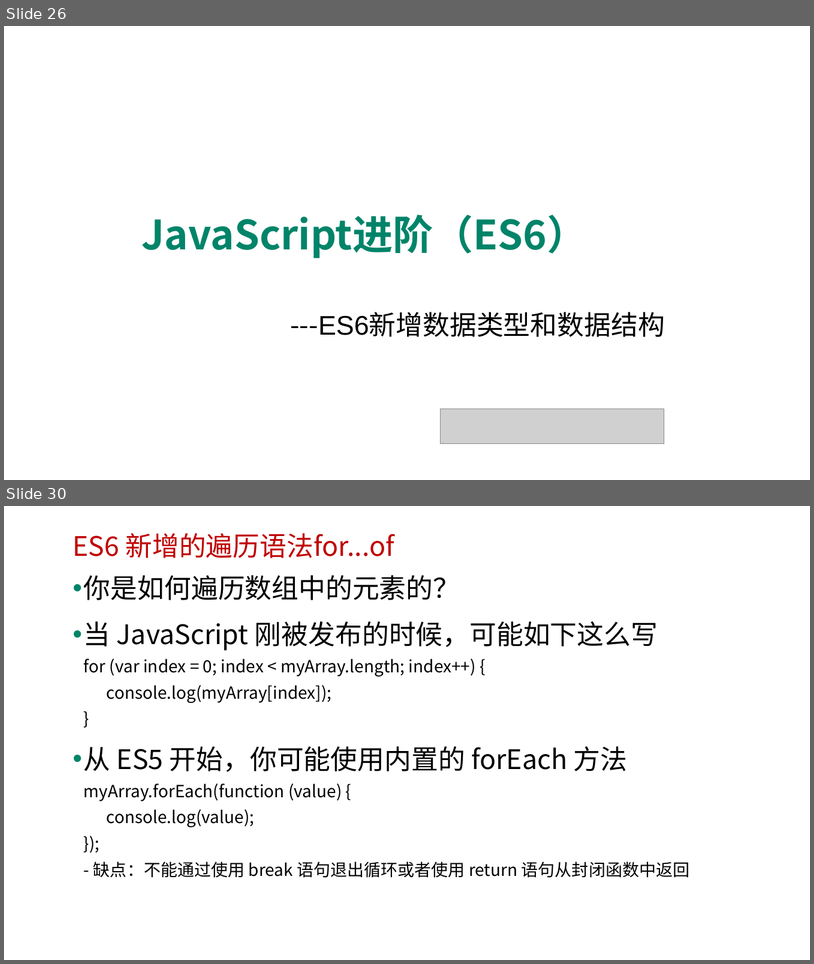
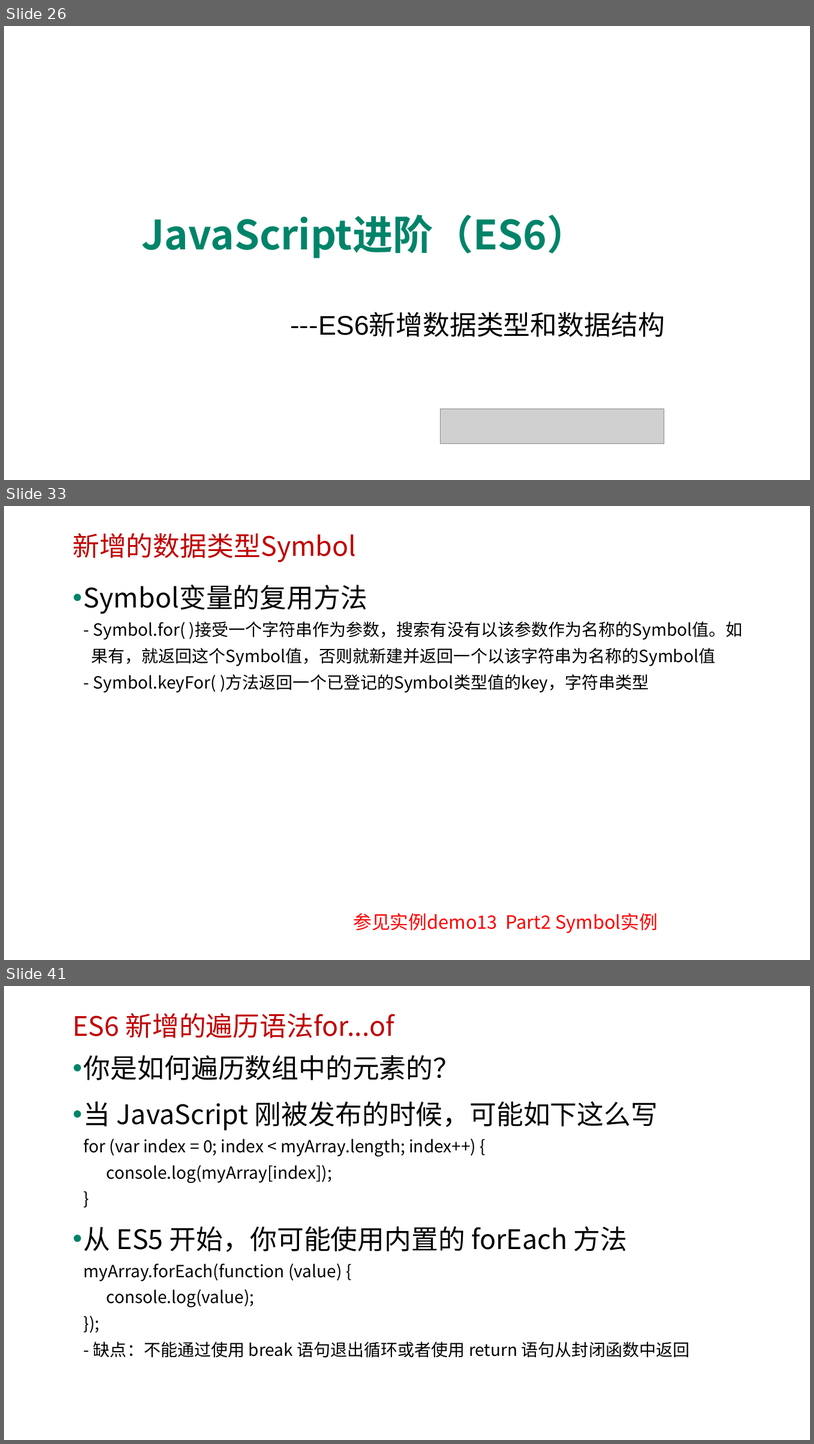
Before and after one commit to edu2act/course-javascript-advanced, a slide deck: 课程PPT/14.ECMAScript 6 二.pptx. Shown one above the other, each under a label of ours: slides 26 and 30 before the commit, slides 26, 33 and 41 after it; the slides between them are not shown. The pictures are 814x964 and 814x1444 pixels, drawn with LibreOffice and Linux fonts; fonts in the diff are those of the drawing; grey boxes stand for pictures; background and template pictures are left out. Boxes give left, top, right and bottom in pixels: in the first picture for what was removed or moved away, otherwise in the second. Text is boxed around its words. In the diff, an @@ line names an element or a change of style, - is before the commit and + after.

```diff
--- a/课程PPT/14.ECMAScript 6 二.pptx
+++ b/课程PPT/14.ECMAScript 6 二.pptx
@@ slide 33 added at [4,506,810,960], background picture (left out) @@
@@ text added at [72,533,356,562], 32 pt, text #C00000 @@
+新增的数据类型Symbol
@@ text added at [84,585,743,693], 20 pt, text #000000 @@
+• Symbol变量的复用方法
+  - Symbol.for( )接受一个字符串作为参数，搜索有没有以该参数作为名称的Symbol值。如
+  果有，就返回这个Symbol值，否则就新建并返回一个以该字符串为名称的Symbol值
+  - Symbol.keyFor( )方法返回一个已登记的Symbol类型值的key，字符串类型
@@ text added at [354,913,658,933], 22 pt, text #FF0000 @@
+参见实例demo13 Part2 Symbol实例
@@ what was slide 30 is now slide 41 @@
```
Also in this commit, not shown: 4 slides changed, 10 other slides added, 9 other files.
